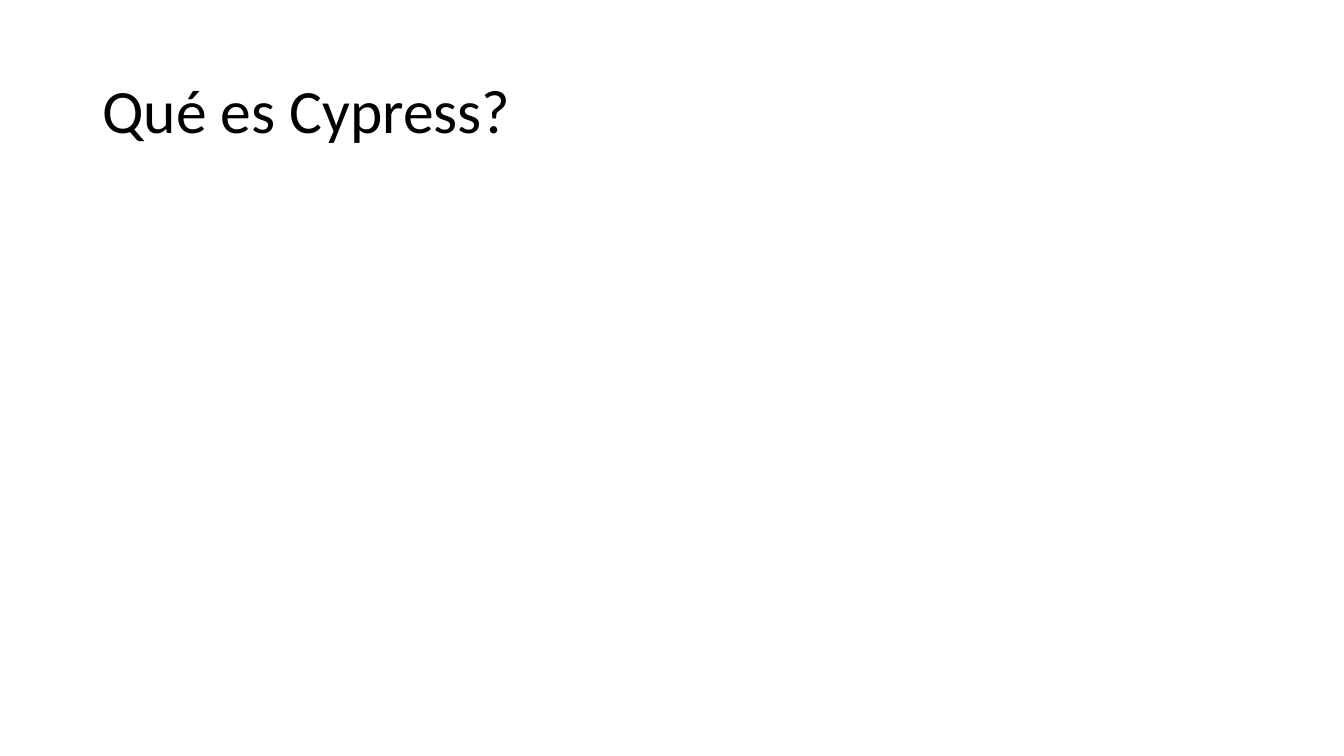
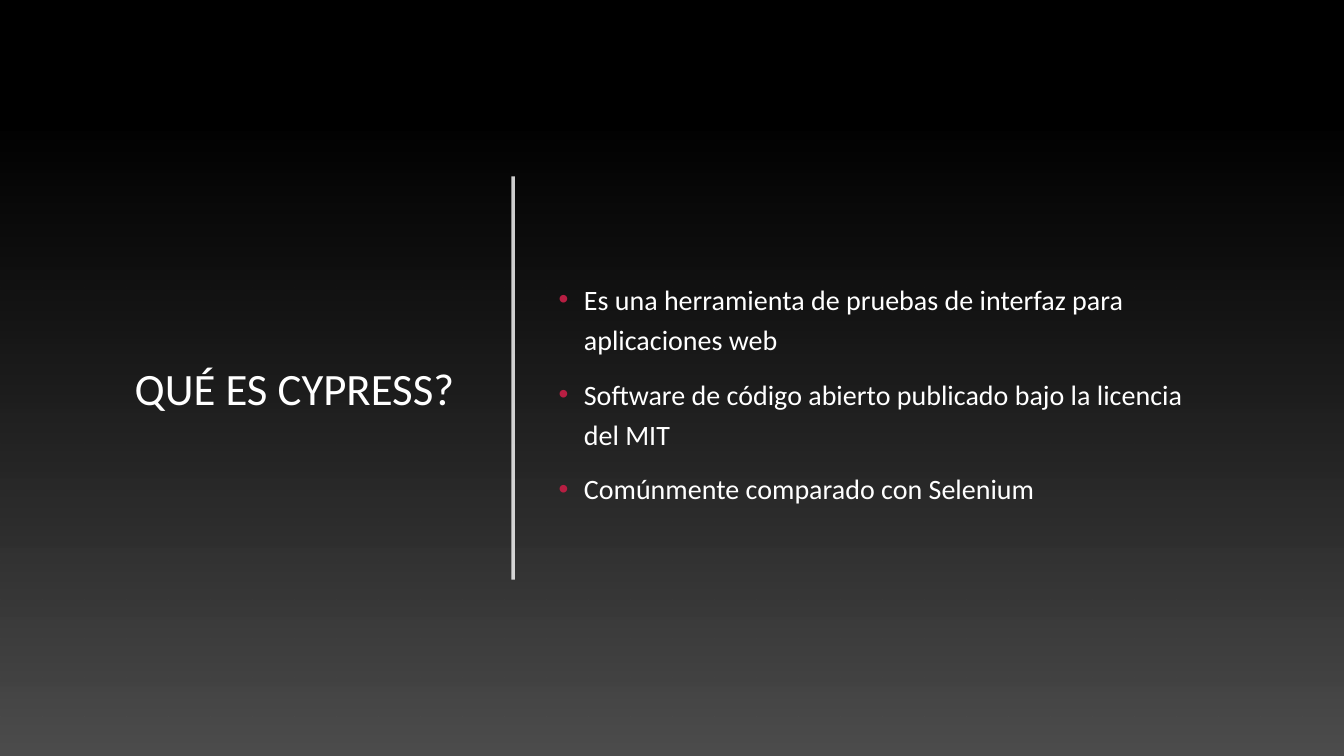
Before and after one commit to hdelreal/CypressTutorial, a slide deck: slide 21 of QA Automation.pptx (slide 17 before the commit). Drawn at 1344x756 pixels with LibreOffice and Linux fonts; fonts in the diff are those of the drawing; background and template pictures are left out. Boxes give left, top, right and bottom in pixels: in the first picture for what was removed or moved away, otherwise in the second. Text is boxed around its words. In the diff, an @@ line names an element or a change of style, - is before the commit and + after.

```diff
--- a/QA Automation.pptx
+++ b/QA Automation.pptx
@@ background #FFFFFF to picture (left out) @@
@@ rectangle added at box(0, 0, 1344, 756), fill #000000 @@
@@ rectangle added at box(0, 132, 1344, 756), fill gradient #3C3C3C to #4E4E4E @@
@@ line added from (513, 176) to (513, 580), #FFFFFF 2.5 pt @@
@@ rectangle added at box(0, 223, 1344, 676), fill gradient #454545 @@
@@ text added at box(584, 290, 1182, 504), 20 pt, text #FFFFFF @@
+• Es una herramienta de pruebas de interfaz para aplicaciones web
+• Software de código abierto publicado bajo la licencia del MIT
+• Comúnmente comparado con Selenium
@@ title at box(135, 367, 454, 411): text changed; size 44 to 32 pt; text colour #000000 to #FFFFFF @@
-Qué es Cypress?
+QUÉ ES CYPRESS?
@@ line added from (0, 676) to (1344, 676), #000001 1 pt @@
```
Also in this commit, not shown: 9 other slides changed, 14 slides added, 9 slides removed.
